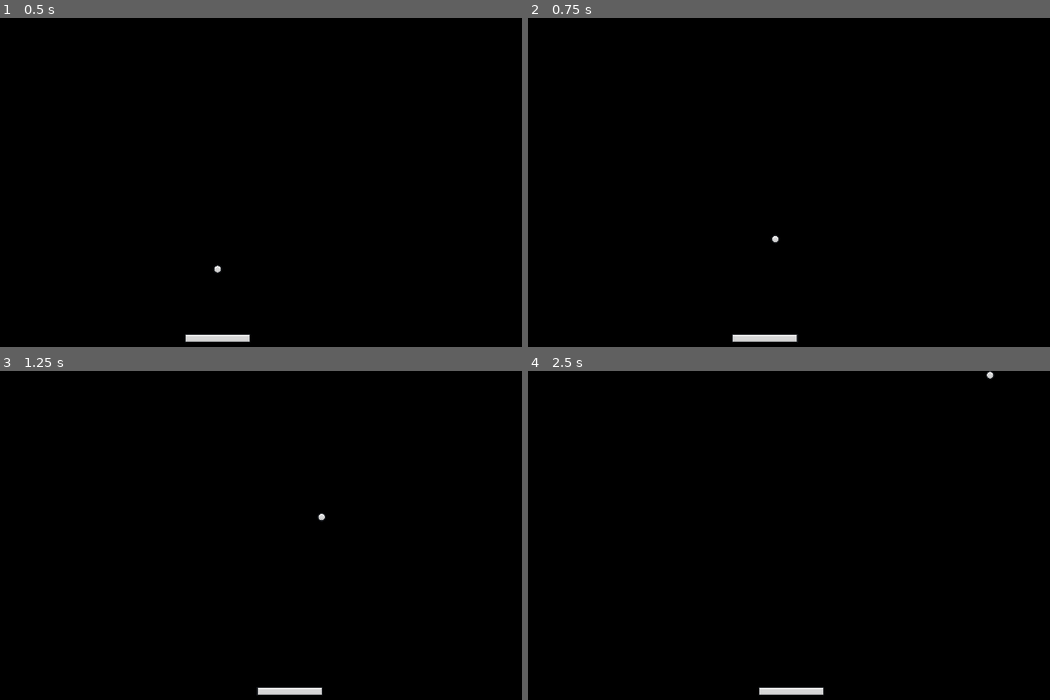
Above: before the commit, frames 1-4 (two rows, left to right).
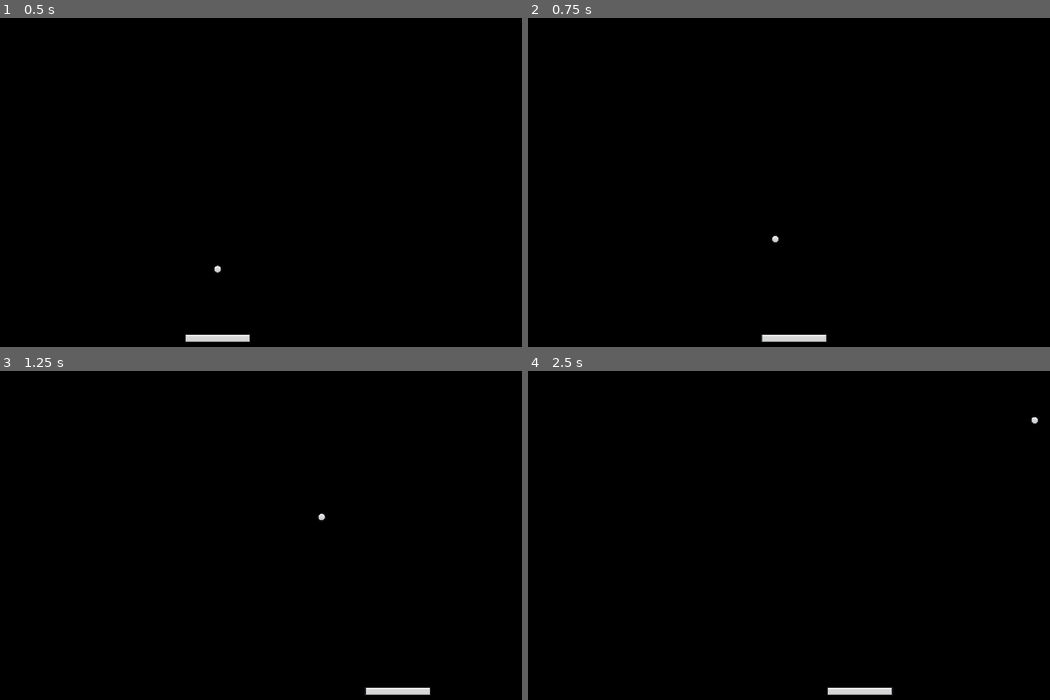
Above: after the commit, the same moments.

Repository: qusitu1/Brick-Breakers
Game: Godot game, scene res://Scenes/main.tscn
The game is run twice, just before and just after one commit, with the same random seed, the same clock (stepped at 60 frames per second) and the same inputs.
Inputs:
- Up to frame 1 (0.5 s): no input
- Up to frame 2 (0.75 s): tap Enter at 0.5 s; hold D (right) from 0.53 s (still down)
- Up to frame 3 (1.25 s): keep holding D (right)
- Up to frame 4 (2.5 s): release D (right) at 1.28 s; hold A (left) 1.28-2.03 s; hold D (right) from 2.03 s (still down)

Frame 1 is identical in both runs. In frame 2, 0.3% of the frame differs, in the area x 39-58%, y 96-99%; in frame 3, 0.6%; in frame 4, 0.7%, in the area x 44-98%, y 0-99%.

Commit message:
progress check 2

Diff:
--- a/Scenes/ball.gd
+++ b/Scenes/ball.gd
@@ -17,7 +17,12 @@
 	start_position = position
 
 func _physics_process(delta):
-	move_and_collide(velocity * ball_speed * delta)
+	var collision = move_and_collide(velocity * ball_speed * delta)
+	if (!collision):
+		return
+
+
+	velocity = velocity.bounce(collision.get_normal())
 
 func start_ball():
 	position = start_position
--- a/Scenes/main.tscn
+++ b/Scenes/main.tscn
@@ -10,20 +10,26 @@
 
 [node name="Paddle" parent="." node_paths=PackedStringArray("camera") instance=ExtResource("1_k28cf")]
 position = Vector2(2.08165e-12, 283)
+collision_layer = 2
+speed = 500
 camera = NodePath("../Camera2D")
 
 [node name="Ball" parent="." instance=ExtResource("2_lm2je")]
 position = Vector2(2.08165e-12, 152)
+collision_mask = 14
 
 [node name="Walls" type="Node" parent="."]
 
 [node name="UpperWall" parent="Walls" instance=ExtResource("3_i3101")]
 position = Vector2(2.08165e-12, -334)
+collision_layer = 4
 
 [node name="LeftWall" parent="Walls" instance=ExtResource("3_i3101")]
 position = Vector2(-586, -54)
 rotation = 1.5708
+collision_layer = 4
 
 [node name="RightWall2" parent="Walls" instance=ExtResource("3_i3101")]
 position = Vector2(586, -54)
 rotation = 1.5708
+collision_layer = 4
--- a/project.godot
+++ b/project.godot
@@ -38,6 +38,7 @@
 2d_physics/layer_1="ball"
 2d_physics/layer_2="paddle"
 2d_physics/layer_3="walls"
+2d_physics/layer_4="brick"
 
 [rendering]
 
